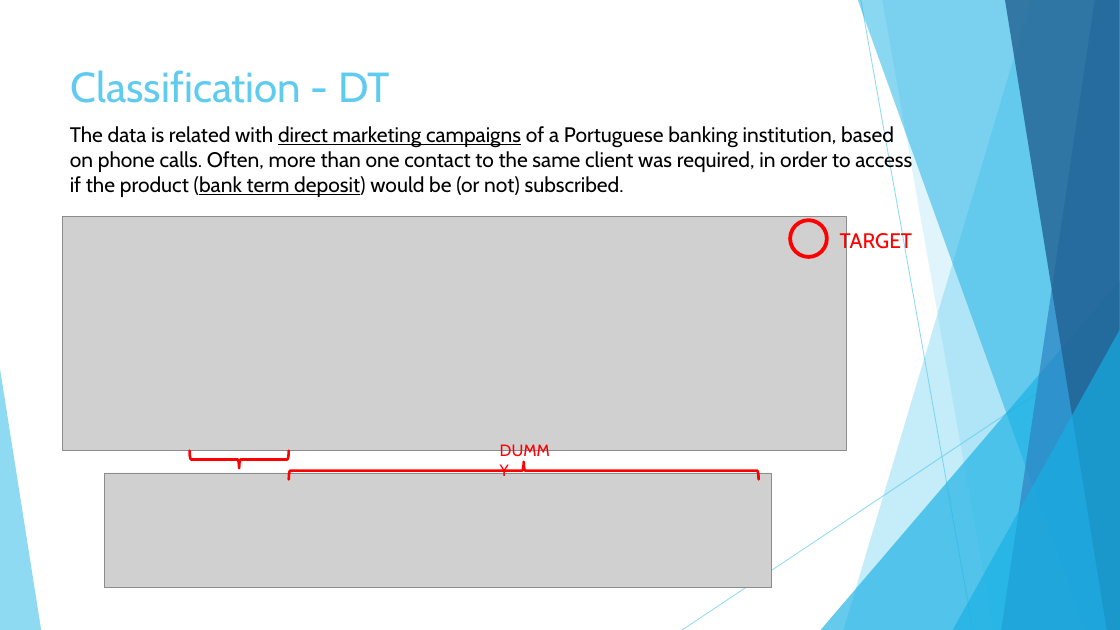
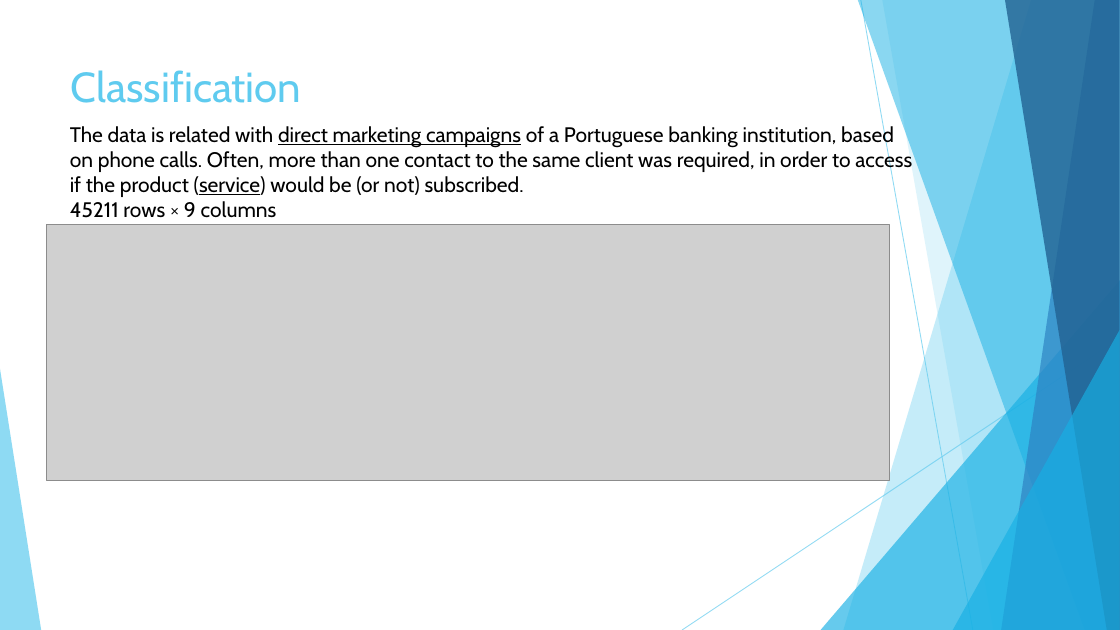
Before and after one commit to Riccardo95Facchini/DIL-2019, a slide deck: slide 16 of Presentation.pptx (slide 14 before the commit). Drawn at 1120x630 pixels with LibreOffice and Linux fonts; fonts in the diff are those of the drawing; grey boxes stand for pictures. Boxes give left, top, right and bottom in pixels: in the first picture for what was removed or moved away, otherwise in the second. Text is boxed around its words. In the diff, an @@ line names an element or a change of style, - is before the commit and + after.

```diff
--- a/Presentation.pptx
+++ b/Presentation.pptx
@@ title at <box>71,70,302,103</box>: text changed @@
-Classification - DT
+Classification
@@ text at <box>70,124,912,218</box>: text changed @@
-The data is related with direct marketing campaigns of a Portuguese banking institution, based on phone calls. Often, more than one contact to the same client was required, in order to access if the product (bank term deposit) would be (or not) subscribed.
+The data is related with direct marketing campaigns of a Portuguese banking institution, based on phone calls. Often, more than one contact to the same client was required, in order to access if the product (service) would be (or not) subscribed.
+45211 rows × 9 columns
@@ picture: place and size @@
-picture at <box>62,216,846,450</box>
+picture at <box>46,224,890,481</box>
@@ ellipse removed at <box>791,220,828,257</box> @@
@@ text removed at <box>840,230,913,254</box> @@
-TARGET
@@ text removed at <box>492,437,562,465</box> @@
-DUMMY
@@ picture removed at <box>104,473,772,587</box> @@
@@ left brace removed at <box>189,451,289,468</box> @@
@@ left brace removed at <box>289,462,759,480</box> @@
```
Also in this commit, not shown: 4 other slides changed, 13 slides added, 1 slide removed.
